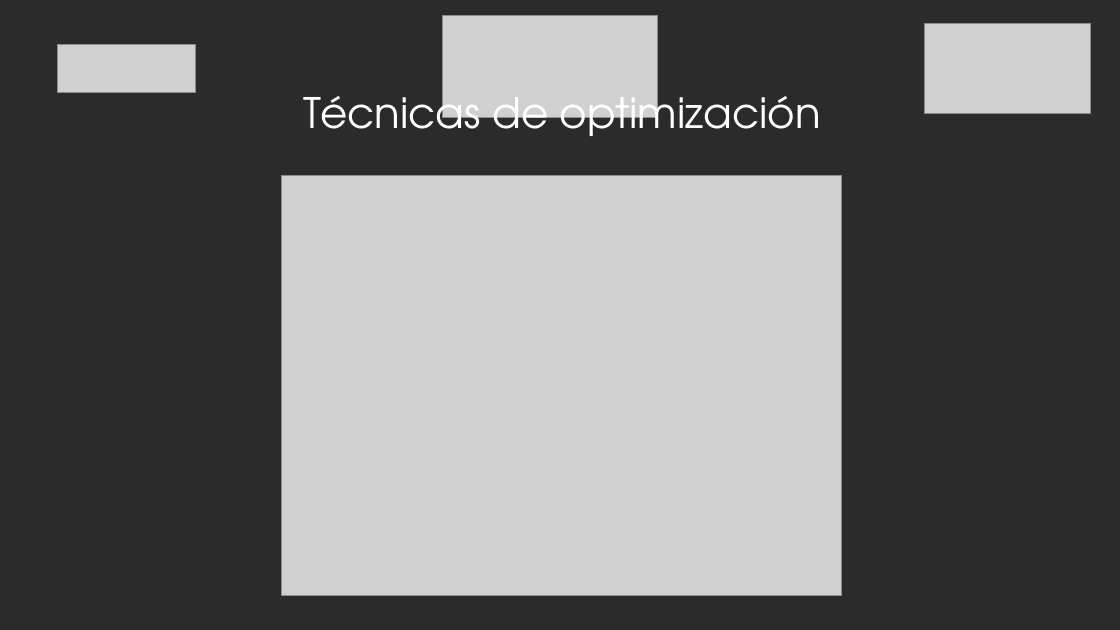
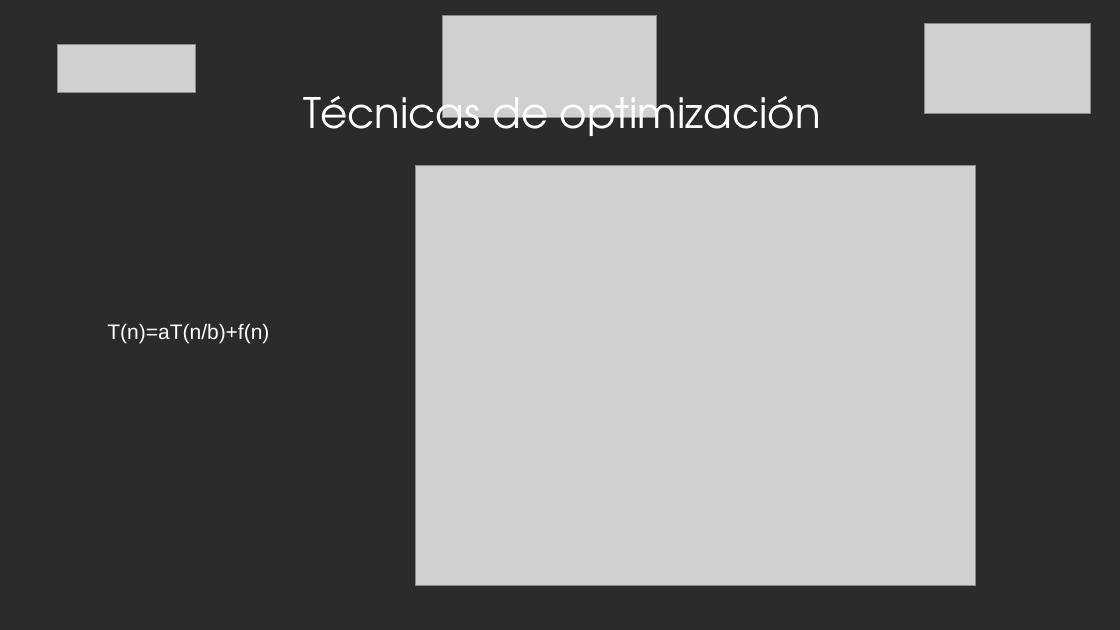
Before and after one commit to jflatorreo/TalentoTech_FullStack, a slide deck: slide 10 of Material pedagógico/Modulo 2/Clase 4/Clase 4 - Modulo 2.pptx. Drawn at 1120x630 pixels with LibreOffice and Linux fonts; fonts in the diff are those of the drawing; grey boxes stand for pictures; background and template pictures are left out; a plain dark background stands for a picture behind light text. Boxes give left, top, right and bottom in pixels: in the first picture for what was removed or moved away, otherwise in the second. Text is boxed around its words. In the diff, an @@ line names an element or a change of style, - is before the commit and + after.

```diff
--- a/Material pedagógico/Modulo 2/Clase 4/Clase 4 - Modulo 2.pptx
+++ b/Material pedagógico/Modulo 2/Clase 4/Clase 4 - Modulo 2.pptx
@@ picture: place and size @@
-picture at [281, 176, 842, 596]
+picture at [416, 166, 976, 586]
@@ text added at [107, 323, 269, 343], 18 pt, text #FFFFFF @@
+T(n)=aT(n/b)+f(n)
```
Also in this commit, not shown: 2 other slides changed, 5 other files.
